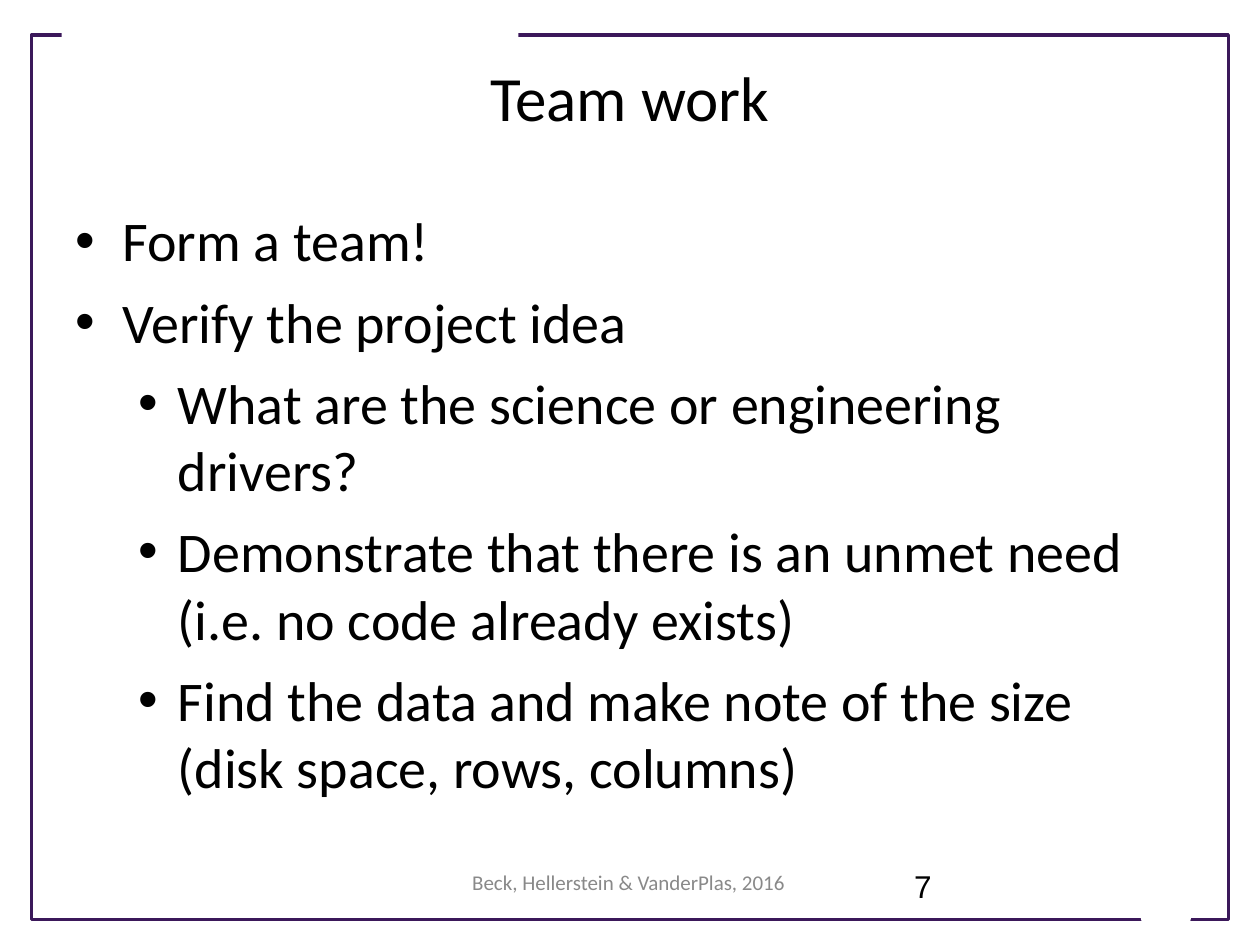
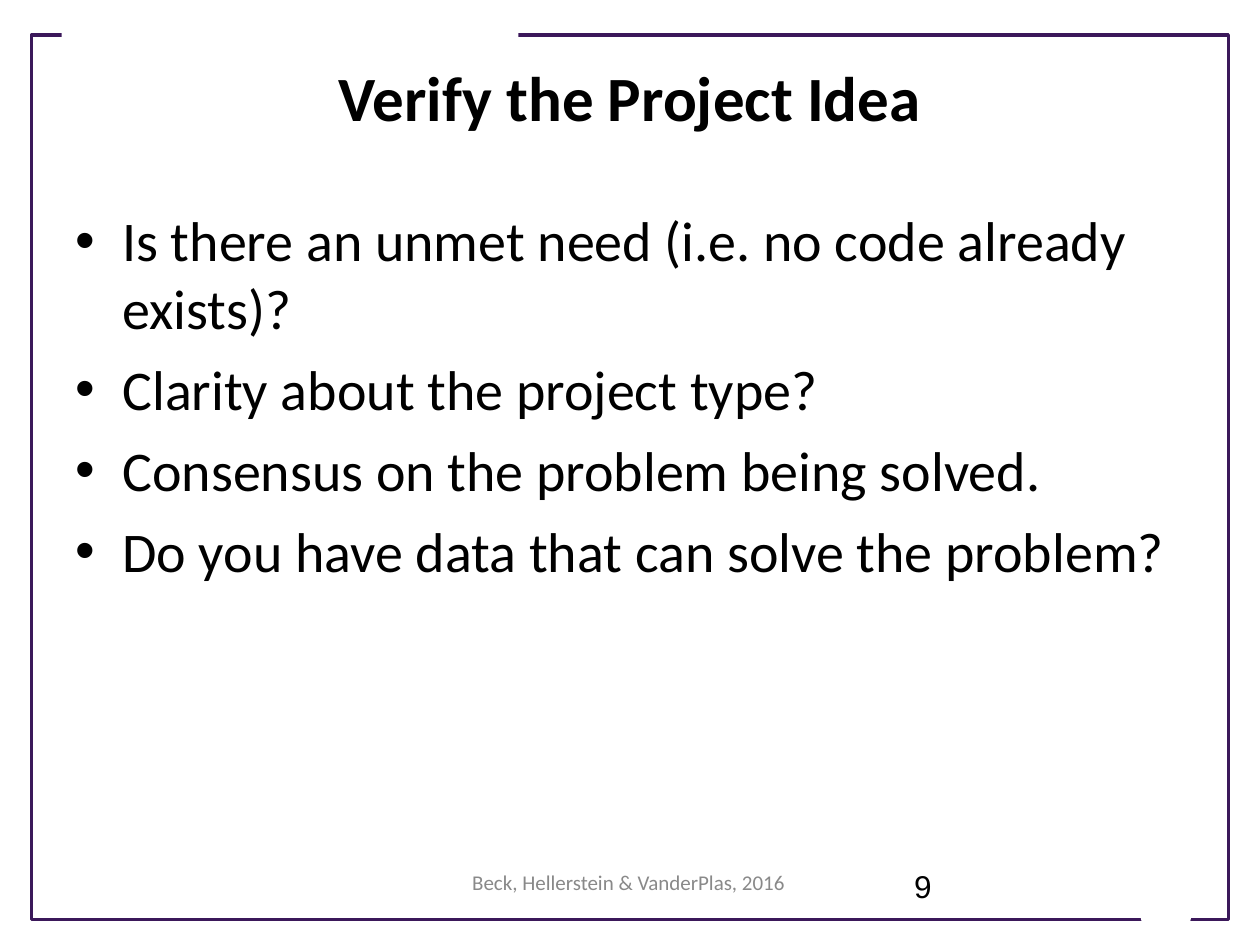
Before and after one commit to UWSEDS/LectureNotes, a slide deck: slide 9 of 07-Project-overview.pptx (slide 7 before the commit). Drawn at 1260x945 pixels with LibreOffice and Linux fonts; fonts in the diff are those of the drawing; background and template pictures are left out. Boxes give left, top, right and bottom in pixels: in the first picture for what was removed or moved away, otherwise in the second. Text is boxed around its words. In the diff, an @@ line names an element or a change of style, - is before the commit and + after.

Commit message:
updated project slides

```diff
--- a/07-Project-overview.pptx
+++ b/07-Project-overview.pptx
@@ text at box(339, 76, 920, 132): text changed; bold on @@
-Team work
+Verify the Project Idea
@@ text at box(122, 220, 1163, 581): text changed @@
-• Form a team!
-• Verify the project idea
-  • What are the science or engineering drivers?
-  • Demonstrate that there is an unmet need (i.e. no code already exists)
-  • Find the data and make note of the size (disk space, rows, columns)
+• Is there an unmet need (i.e. no code already exists)?
+• Clarity about the project type?
+• Consensus on the problem being solved.
+• Do you have data that can solve the problem?
@@ page number at box(914, 876, 932, 899): text changed @@
-7
+9
```
Also in this commit, not shown: 7 other slides changed, 2 slides added, 2 slides removed.
